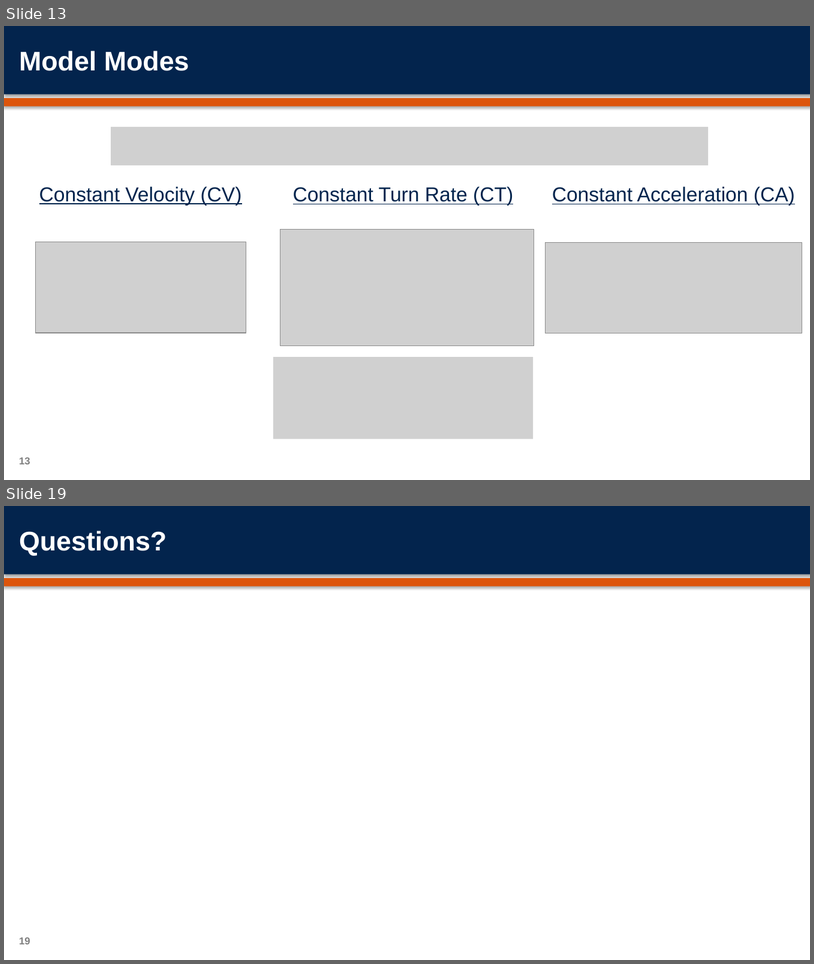
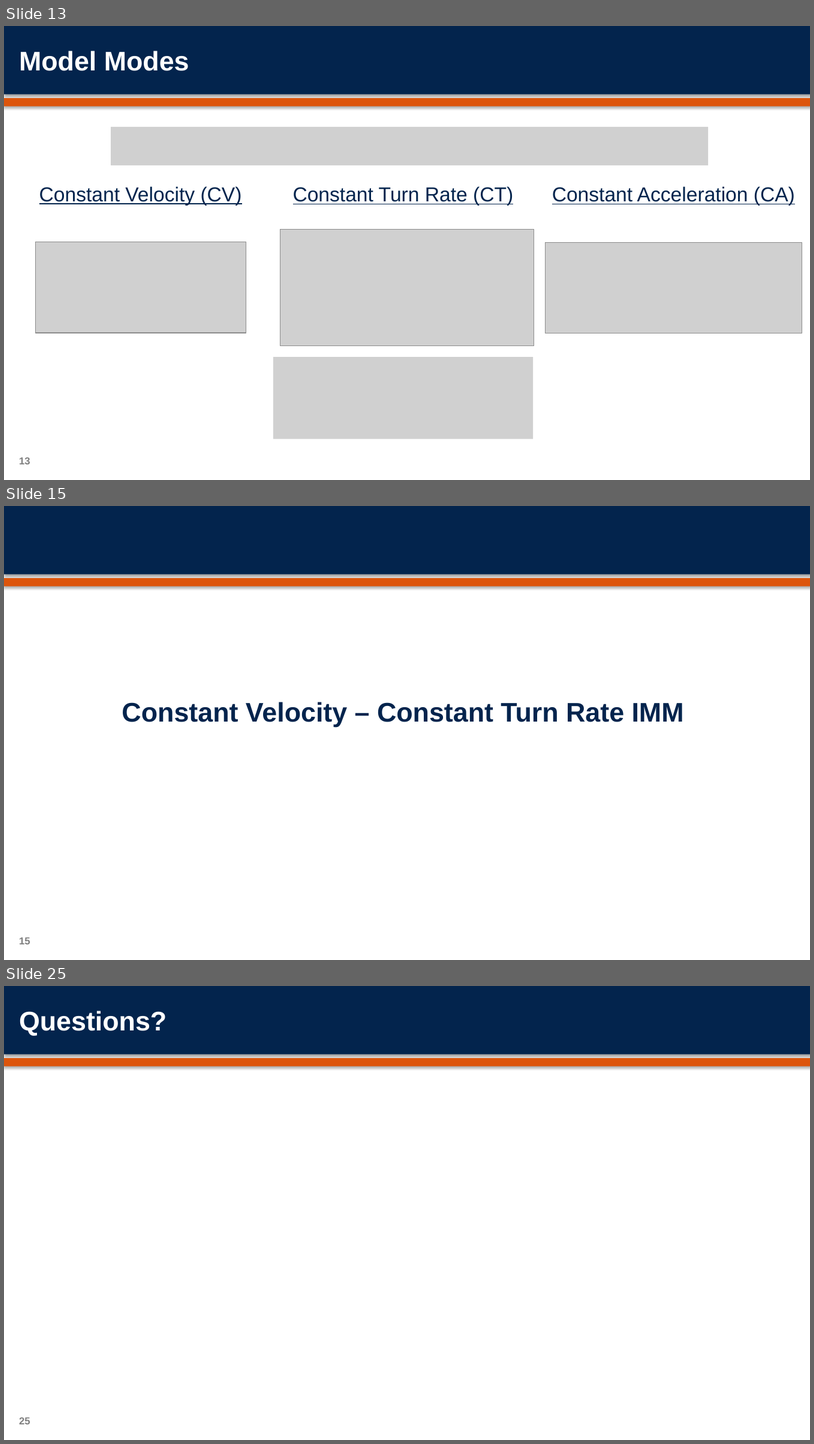
Before and after one commit to orenmillerrr/Optimal-Final-Project, a slide deck: report/OptimalFinalPresentation.pptx. Shown one above the other, each under a label of ours: slides 13 and 19 before the commit, slides 13, 15 and 25 after it; the slides between them are not shown. The pictures are 814x964 and 814x1444 pixels, drawn with LibreOffice and Linux fonts; fonts in the diff are those of the drawing; grey boxes stand for pictures; background and template pictures are left out. Boxes give left, top, right and bottom in pixels: in the first picture for what was removed or moved away, otherwise in the second. Text is boxed around its words. In the diff, an @@ line names an element or a change of style, - is before the commit and + after.

```diff
--- a/report/OptimalFinalPresentation.pptx
+++ b/report/OptimalFinalPresentation.pptx
@@ slide 15 added at <box>4,506,810,960</box>, background #FFFFFF; not listed: 2 template elements that a slide beside it also shows @@
@@ title added at <box>122,702,684,727</box>, 32 pt, text #03244D, bold @@
+Constant Velocity – Constant Turn Rate IMM
@@ page number added at <box>19,937,30,944</box>, 12 pt, text #7F7F7F, bold @@
+15
@@ what was slide 19 is now slide 25 @@
@@ page number at <box>19,1417,30,1424</box>: text changed @@
-19
+25
```
Also in this commit, not shown: 11 slides changed, 7 other slides added, 2 slides removed, 38 other files.
